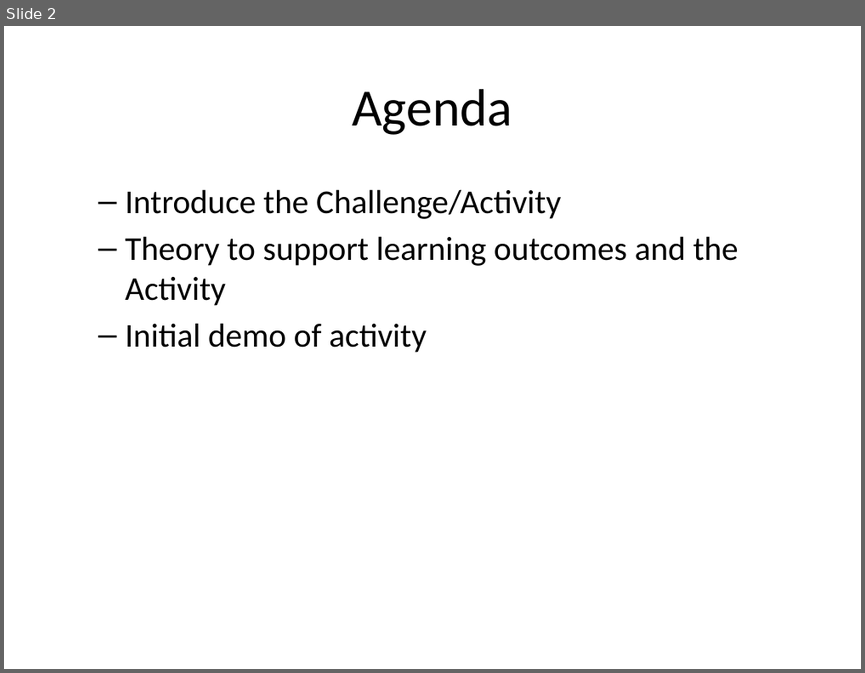
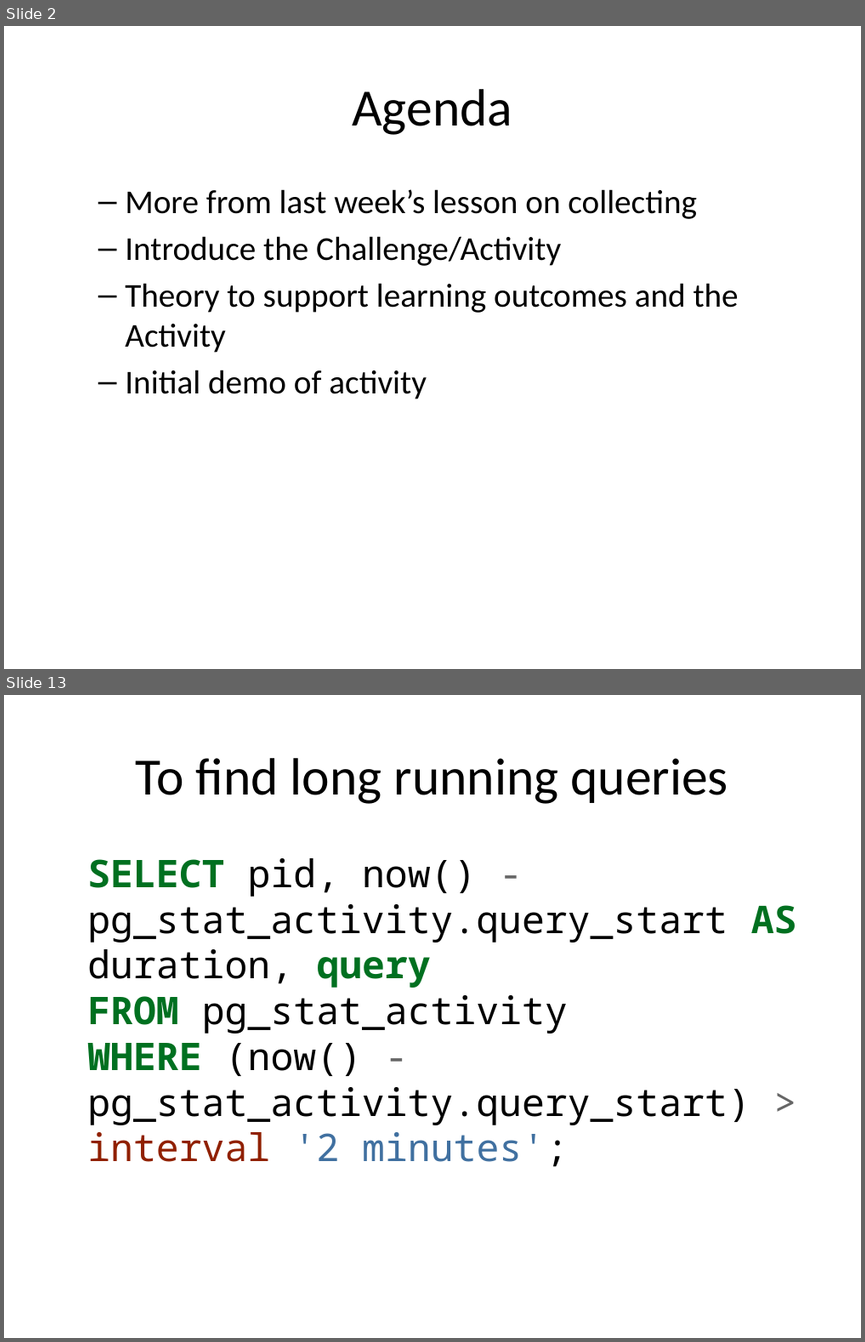
Before and after one commit to rhildred/INFO8985, a slide deck: database_analysis/slides.pptx. Shown one above the other, each under a label of ours: slide 2 before the commit, slides 2 and 13 after it; the slides between them are not shown. The pictures are 865x673 and 865x1342 pixels, drawn with LibreOffice and Linux fonts; fonts in the diff are those of the drawing. Boxes give left, top, right and bottom in pixels: in the first picture for what was removed or moved away, otherwise in the second. Text is boxed around its words. In the diff, an @@ line names an element or a change of style, - is before the commit and + after.

```diff
--- a/database_analysis/slides.pptx
+++ b/database_analysis/slides.pptx
@@ slide 13 added at (4,695,861,1338), background #FFFFFF @@
@@ title added at (136,758,728,804), 44 pt, text #000000 @@
+To find long running queries
@@ text added at (87,858,797,1167), 32 pt, text #000000 @@
+SELECT pid, now() - pg_stat_activity.query_start AS duration, query
+FROM pg_stat_activity
+WHERE (now() - pg_stat_activity.query_start) > interval '2 minutes';
@@ slide 2 changed as well @@
@@ text at (125,189,697,219): paragraph added @@
+  – More from last week’s lesson on collecting
```
Also in this commit, not shown: 1 other slide changed, 16 other slides added, 15 other files.
